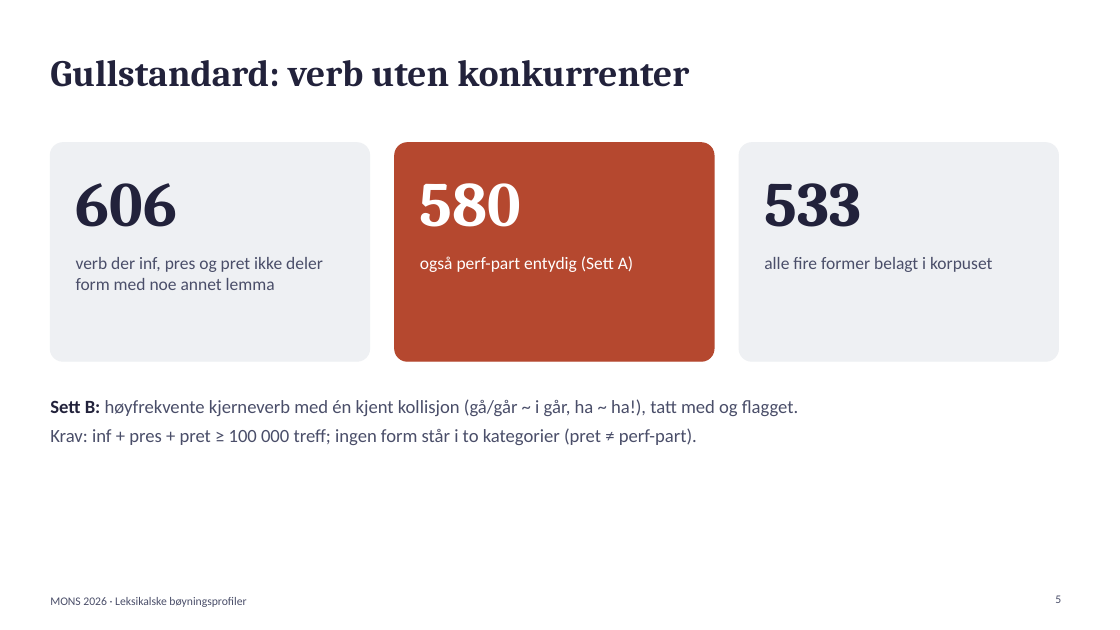
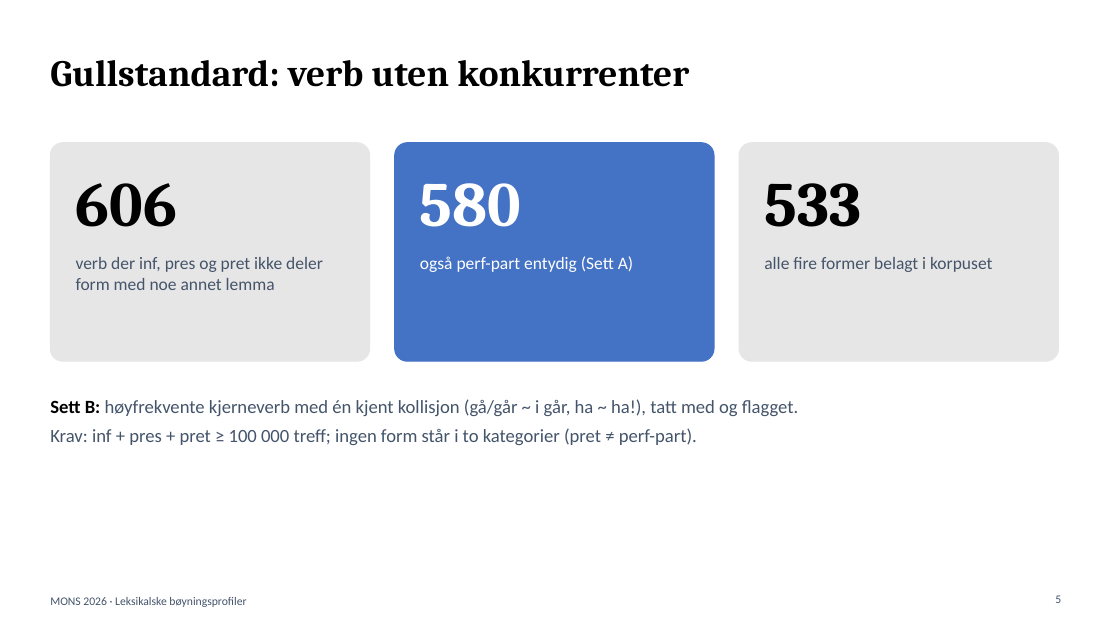
Before and after one commit to Yoonsen/B-yning, a slide deck: slide 5 of tekst/mons_presentasjon.pptx. Drawn at 1120x630 pixels with LibreOffice and Linux fonts; fonts in the diff are those of the drawing. Boxes give left, top, right and bottom in pixels: in the first picture for what was removed or moved away, otherwise in the second. Text is boxed around its words. In the diff, an @@ line names an element or a change of style, - is before the commit and + after.

```diff
--- a/tekst/mons_presentasjon.pptx
+++ b/tekst/mons_presentasjon.pptx
@@ rounded rectangle at box(50, 143, 370, 361): fill #EEF0F3 to #E7E6E6; outline #EEF0F3 1 pt to #E7E6E6 1 pt @@
@@ rounded rectangle at box(395, 143, 714, 361): fill #B5482F to #4472C4; outline #B5482F 1 pt to #4472C4 1 pt @@
@@ rounded rectangle at box(739, 143, 1059, 361): fill #EEF0F3 to #E7E6E6; outline #EEF0F3 1 pt to #E7E6E6 1 pt @@
@@ text colour #22223B to #000000 in 3 elements at box(50, 60, 689, 87), box(76, 183, 177, 227), box(764, 183, 861, 227) @@
@@ text "Sett B: høyfrekvente kjerneverb med ..." at box(50, 399, 798, 445): text colour #22223B to #000000 in "Sett B:"; text colour #4A4E69 to #44546A @@
```
Also in this commit, not shown: 10 other slides changed, 7 other files.
